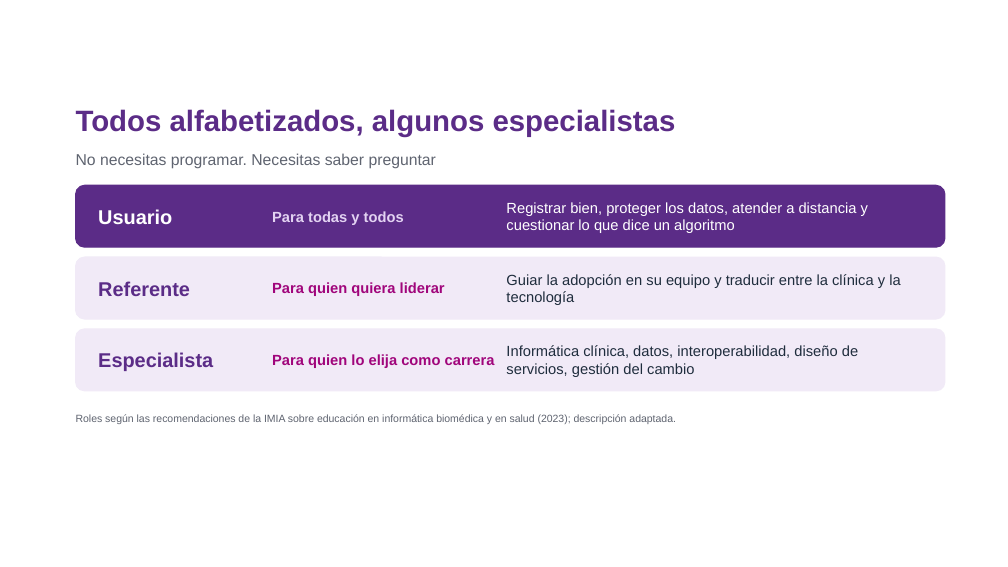
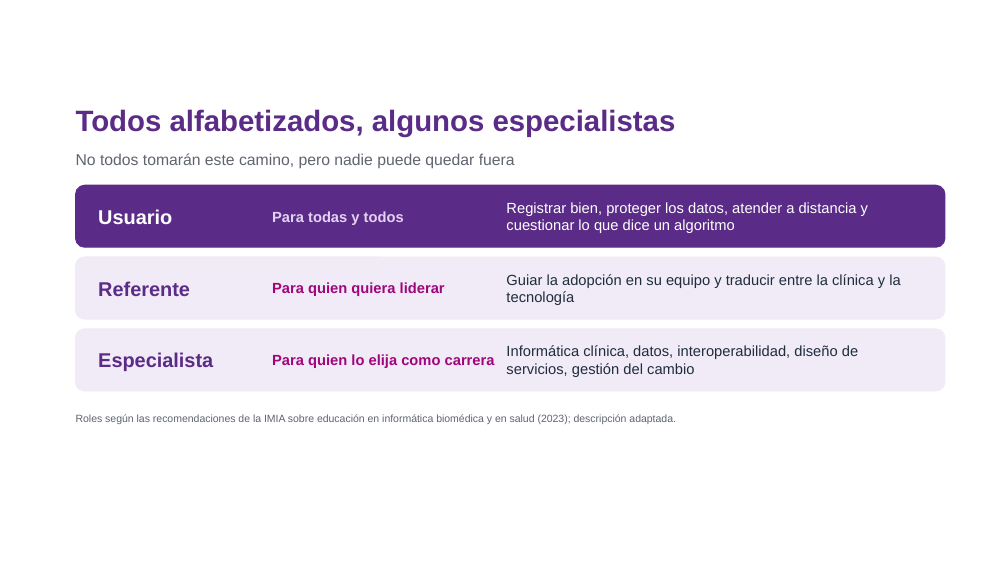
Before and after one commit to estefafro/CFSD, a slide deck: slide 13 of entregables/2026-11-11-webinar/presentacion-webinar.pptx (slide 10 before the commit). Drawn at 1008x567 pixels with LibreOffice and Linux fonts; fonts in the diff are those of the drawing; background and template pictures are left out. Boxes give left, top, right and bottom in pixels: in the first picture for what was removed or moved away, otherwise in the second. Text is boxed around its words. In the diff, an @@ line names an element or a change of style, - is before the commit and + after.

```diff
--- a/entregables/2026-11-11-webinar/presentacion-webinar.pptx
+++ b/entregables/2026-11-11-webinar/presentacion-webinar.pptx
@@ text at [76,153,515,169]: text changed @@
-No necesitas programar. Necesitas saber preguntar
+No todos tomarán este camino, pero nadie puede quedar fuera
```
Also in this commit, not shown: 2 other slides changed, 4 slides added, 2 other files.
